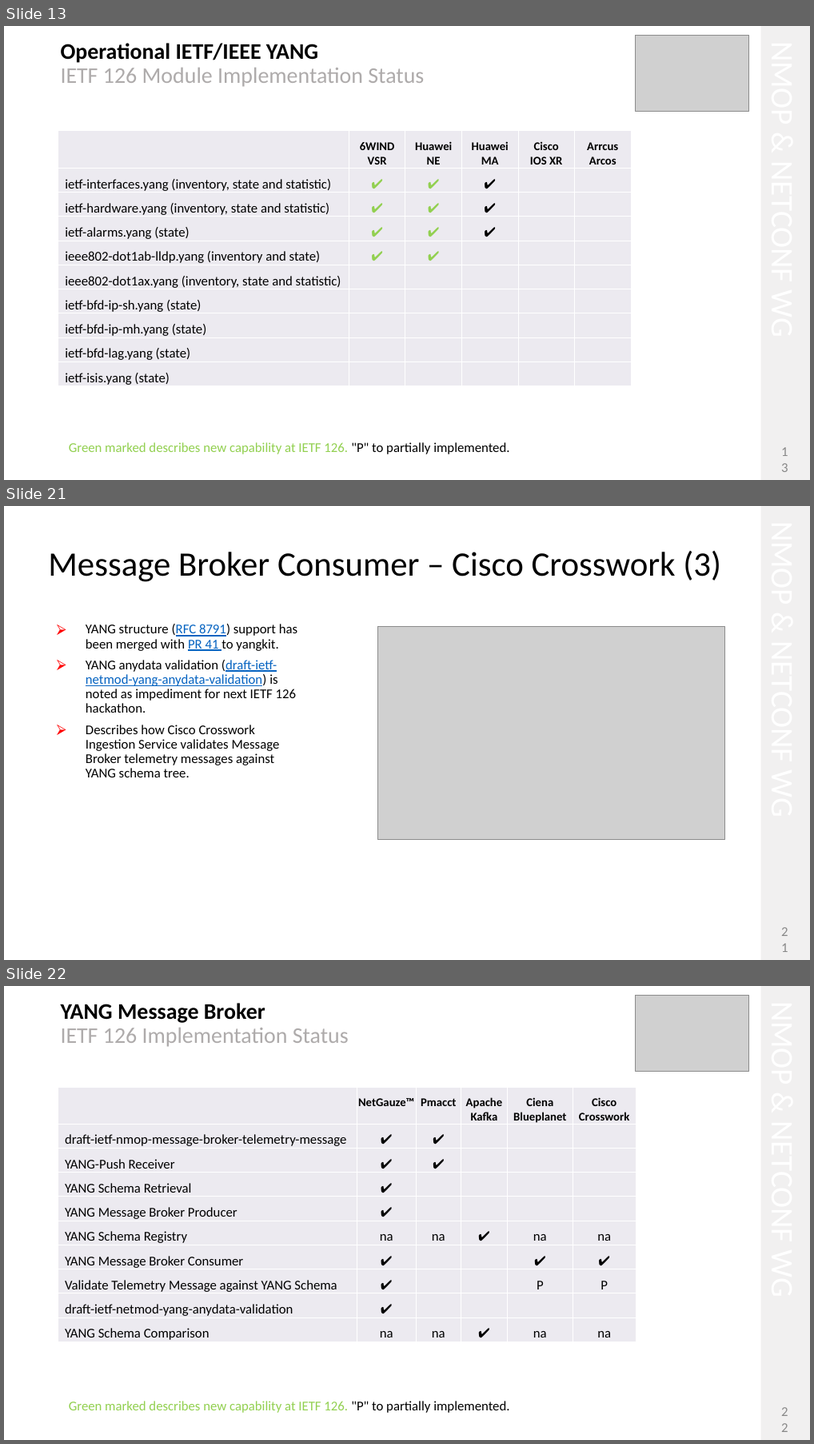
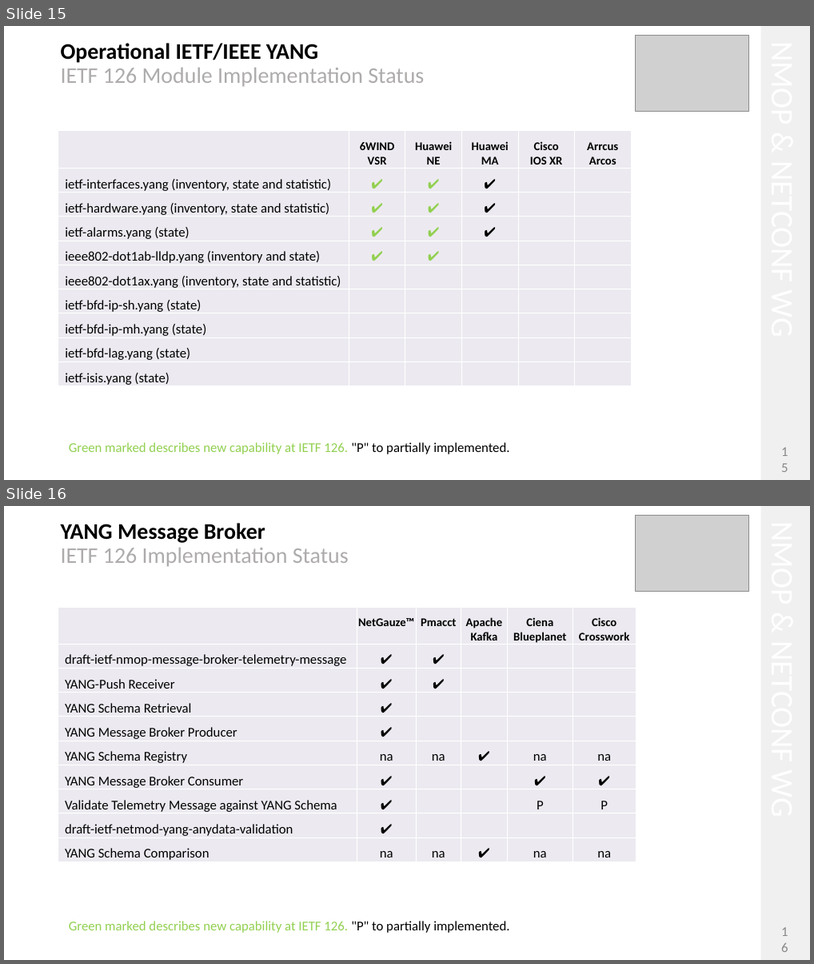
Before and after one commit to network-analytics/ietf-network-analytics-document-status, a slide deck: 126/NMOP/draft-ietf-nmop-yang-message-broker-integration-13.pptx. Shown one above the other, each under a label of ours: slides 13, 21 and 22 before the commit, slides 15 and 16 after it; the slides between them are not shown. The pictures are 814x1444 and 814x964 pixels, drawn with LibreOffice and Linux fonts; fonts in the diff are those of the drawing; grey boxes stand for pictures. Boxes give left, top, right and bottom in pixels: in the first picture for what was removed or moved away, otherwise in the second. Text is boxed around its words. In the diff, an @@ line names an element or a change of style, - is before the commit and + after.

```diff
--- a/126/NMOP/draft-ietf-nmop-yang-message-broker-integration-13.pptx
+++ b/126/NMOP/draft-ietf-nmop-yang-message-broker-integration-13.pptx
@@ slide 21 removed at <box>4,506,810,960</box>, background #FFFFFF @@
@@ rectangle removed at <box>762,506,810,960</box> @@
@@ title removed at <box>48,551,722,582</box> @@
-Message Broker Consumer – Cisco Crosswork (3)
@@ text removed at <box>86,624,298,777</box> @@
-⮚ YANG structure (RFC 8791) support has been merged with PR 41 to yangkit.
-⮚ YANG anydata validation (draft-ietf-netmod-yang-anydata-validation) is noted as impediment for next IETF 126 hackathon.
-⮚ Describes how Cisco Crosswork Ingestion Service validates Message Broker telemetry messages against YANG schema tree.
@@ picture removed at <box>378,626,725,839</box> @@
@@ page number removed at <box>777,927,793,951</box> @@
-21
@@ what was slide 13 is now slide 15 @@
@@ page number at <box>777,447,793,471</box>: text changed @@
-13
+15
@@ what was slide 22 is now slide 16 @@
@@ page number at <box>777,927,793,951</box>: text changed @@
-22
+16
```
Also in this commit, not shown: 5 slides changed, 3 slides added, 7 other slides removed, 3 other files.
